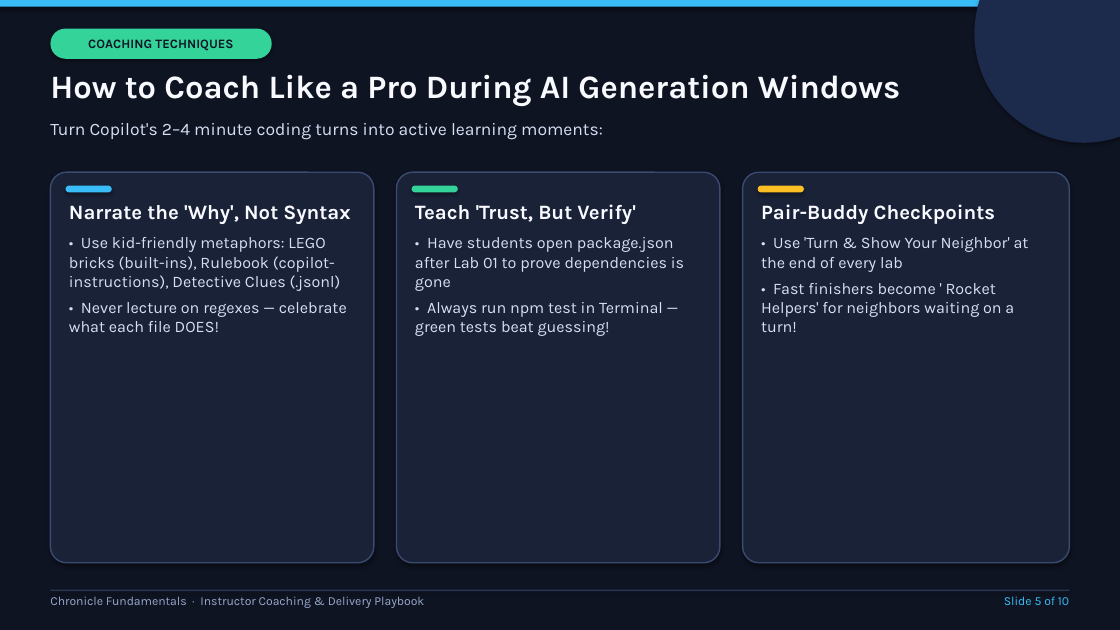
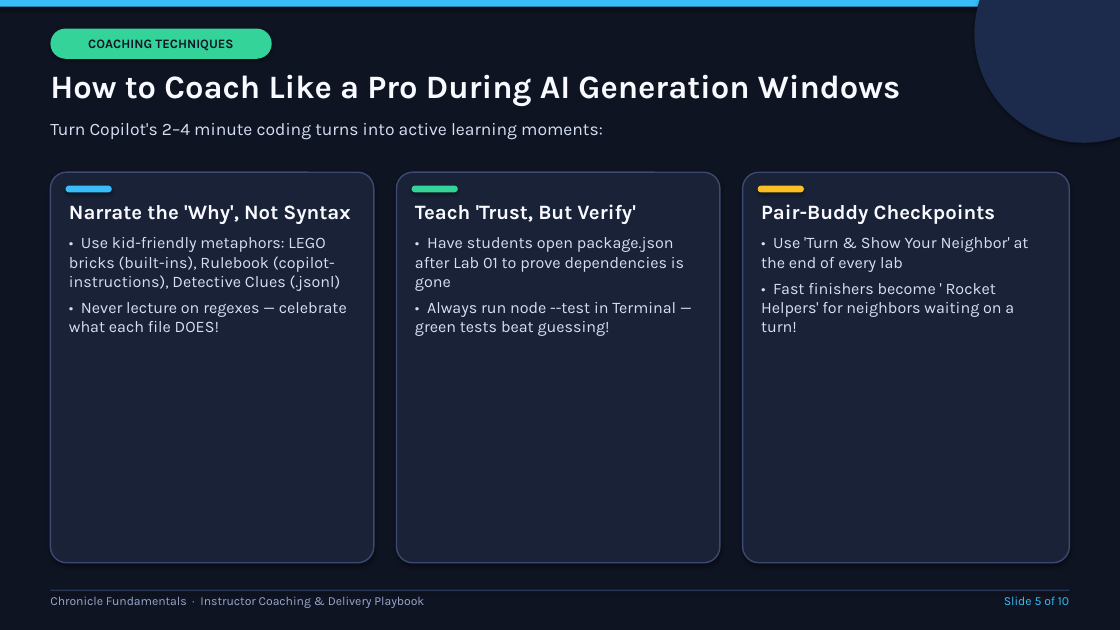
Before and after one commit to adamga/chatexplorer, a slide deck: slide 5 of workshop/Fundamentals/content/Instructor-Delivery-Guide.pptx. Drawn at 1120x630 pixels with LibreOffice and Linux fonts; fonts in the diff are those of the drawing. Boxes give left, top, right and bottom in pixels: in the first picture for what was removed or moved away, otherwise in the second. Text is boxed around its words. In the diff, an @@ line names an element or a change of style, - is before the commit and + after.

```diff
--- a/workshop/Fundamentals/content/Instructor-Delivery-Guide.pptx
+++ b/workshop/Fundamentals/content/Instructor-Delivery-Guide.pptx
@@ text at [415, 302, 676, 336]: text changed @@
-• Always run npm test in Terminal — green tests beat guessing!
+• Always run node --test in Terminal — green tests beat guessing!
```
Also in this commit, not shown: 4 other slides changed, 53 other files.
